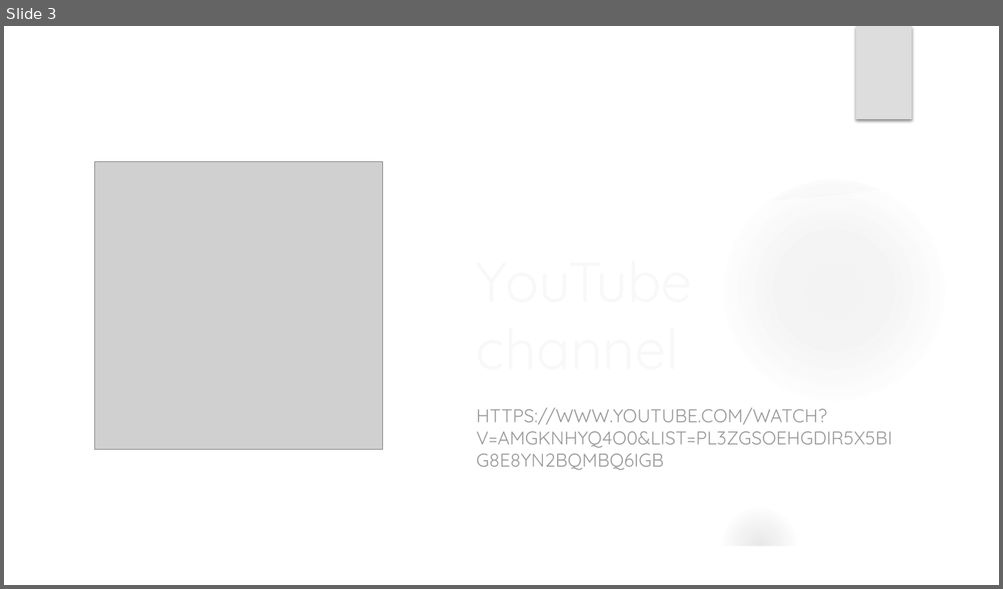
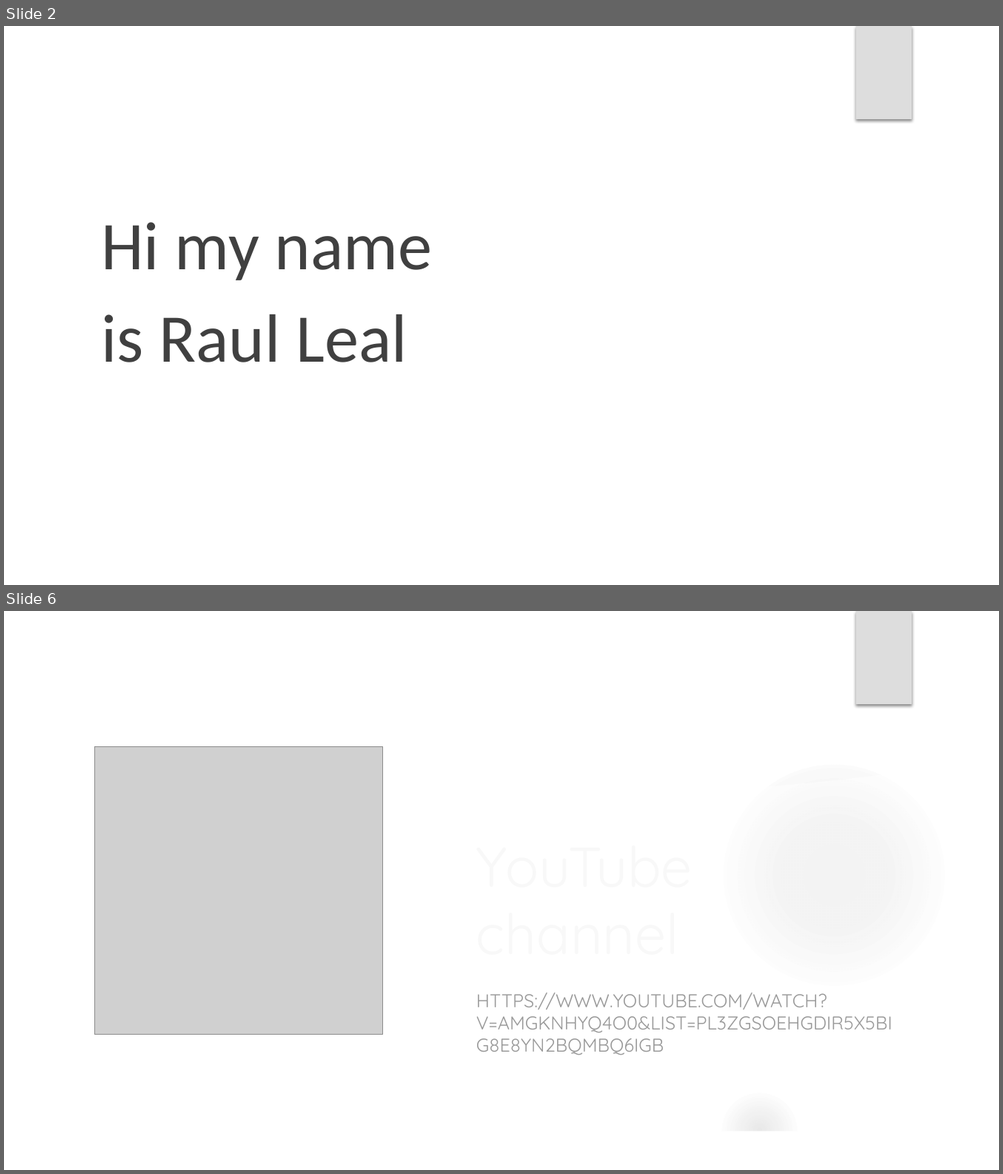
Before and after one commit to Rauleal/Immersive_enviroments_hva, a slide deck: basic_workshop_TD/Workshop_presentation.pptx. Shown one above the other, each under a label of ours: slide 3 before the commit, slides 2 and 6 after it; the slides between them are not shown. The pictures are 1003x589 and 1003x1174 pixels, drawn with LibreOffice and Linux fonts; fonts in the diff are those of the drawing; grey boxes stand for pictures; background and template pictures are left out. Boxes give left, top, right and bottom in pixels: in the first picture for what was removed or moved away, otherwise in the second. Text is boxed around its words. In the diff, an @@ line names an element or a change of style, - is before the commit and + after.

```diff
--- a/basic_workshop_TD/Workshop_presentation.pptx
+++ b/basic_workshop_TD/Workshop_presentation.pptx
@@ slide 2 added at bbox=[4, 26, 999, 585], background #FFFFFF @@
@@ rectangle added at bbox=[855, 26, 911, 119], fill #DDDDDD @@
@@ text added at bbox=[101, 222, 432, 363], 66 pt, text #404040 @@
+Hi my name
+is Raul Leal
@@ what was slide 3 is now slide 6 @@
```
Also in this commit, not shown: 1 slide changed, 3 other slides added, 3 other files.
